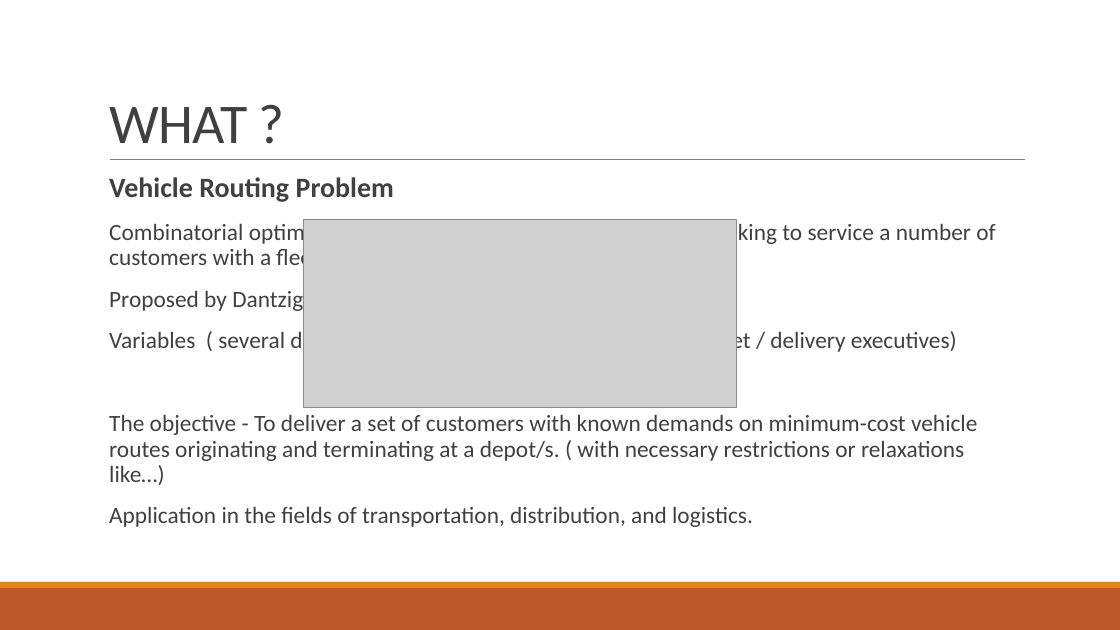
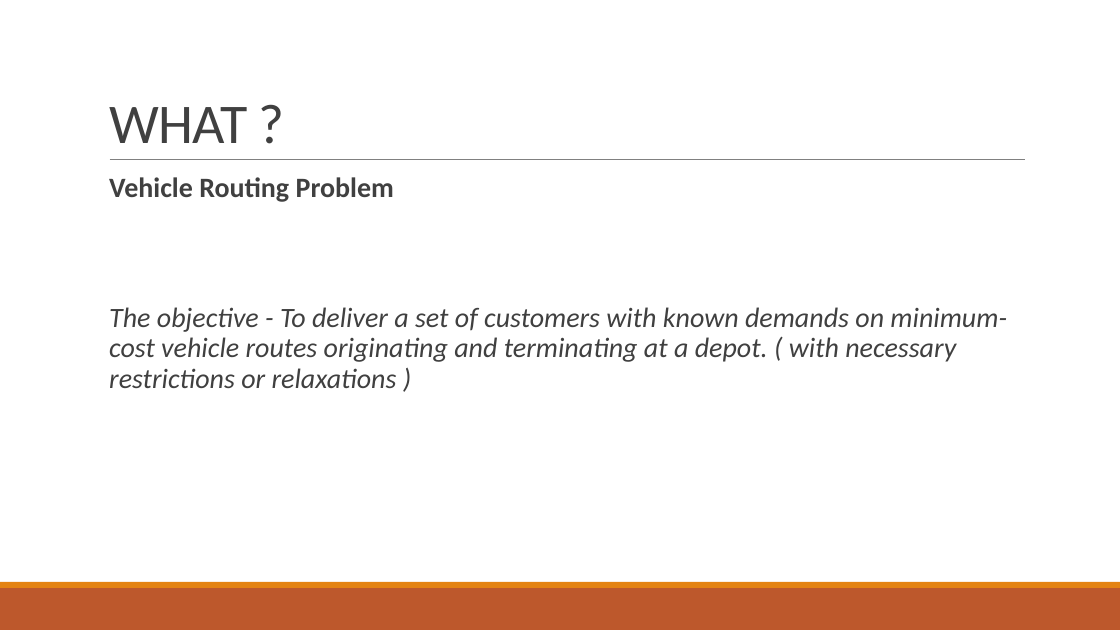
Before and after one commit to shlok57/VehicleRoutingProblem, a slide deck: slide 4 of Vehicle Routing Problem.pptx. Drawn at 1120x630 pixels with LibreOffice and Linux fonts; fonts in the diff are those of the drawing; grey boxes stand for pictures. Boxes give left, top, right and bottom in pixels: in the first picture for what was removed or moved away, otherwise in the second. Text is boxed around its words. In the diff, an @@ line names an element or a change of style, - is before the commit and + after.

Commit message:
ppt updated

```diff
--- a/Vehicle Routing Problem.pptx
+++ b/Vehicle Routing Problem.pptx
@@ picture removed at <box>303,219,736,408</box> @@
@@ text at <box>109,307,1007,388</box>: text changed; size 20 to 24 pt; italic on @@
-  Combinatorial optimization and integer programming problem seeking to service a number of customers with a fleet of vehicles.
-  Proposed by Dantzig and Ramser in 1959,
-  Variables ( several depots, dispersed cities /customers, vehicle fleet / delivery executives)
-  The objective - To deliver a set of customers with known demands on minimum-cost vehicle routes originating and terminating at a depot/s. ( with necessary restrictions or relaxations like…)
-  Application in the fields of transportation, distribution, and logistics.
+  The objective - To deliver a set of customers with known demands on minimum-cost vehicle routes originating and terminating at a depot. ( with necessary restrictions or relaxations )
```
Also in this commit, not shown: 3 other slides changed, 6 slides added, 2 slides removed, 1 other file.
